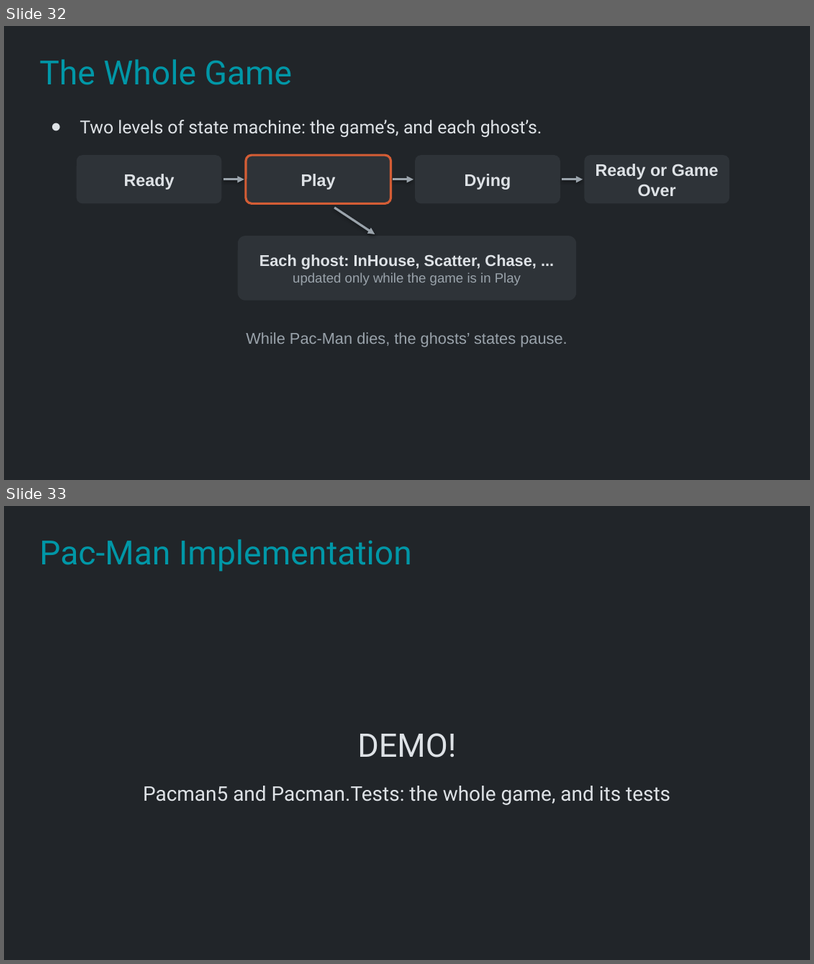
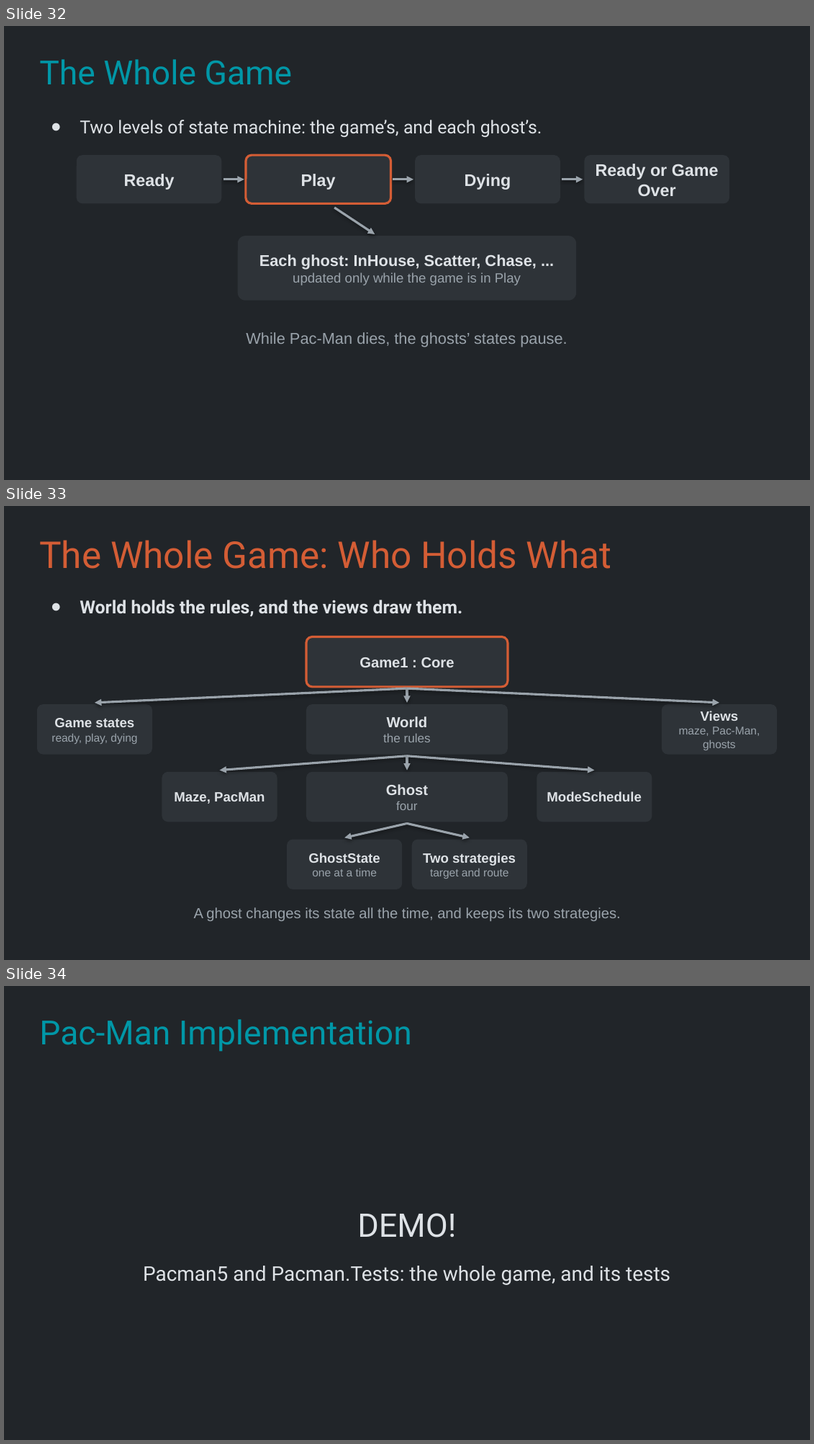
Before and after one commit to Metamate/gar, a slide deck: slides/05 Pac-Man.pptx. Shown one above the other, each under a label of ours: slides 32 and 33 before the commit, slides 32, 33 and 34 after it. The pictures are 814x964 and 814x1444 pixels, drawn with LibreOffice and Linux fonts; fonts in the diff are those of the drawing. Boxes give left, top, right and bottom in pixels: in the first picture for what was removed or moved away, otherwise in the second. Text is boxed around its words. In the diff, an @@ line names an element or a change of style, - is before the commit and + after.

```diff
--- a/slides/05 Pac-Man.pptx
+++ b/slides/05 Pac-Man.pptx
@@ slide 33 added at [4,506,810,960], background #212529 @@
@@ title added at [39,540,612,569], 33 pt, text #D45D35 @@
+The Whole Game: Who Holds What
@@ text added at [80,600,463,617], 16 pt, text #DEE2E6, bold @@
+● World holds the rules, and the views draw them.
@@ rounded rectangle added at [306,636,508,687], fill #2E3338, outline #D45D35 2 pt, 13 pt, text #DEE2E6, bold @@
+Game1 : Core
@@ arrow added from (407, 688) to (94, 703), #9AA3AB 2 pt @@
@@ arrow added from (407, 688) to (407, 703), #9AA3AB 2 pt @@
@@ arrow added from (407, 688) to (720, 703), #9AA3AB 2 pt @@
@@ rounded rectangle added at [37,705,152,754], fill #2E3338, 10 pt, text #9AA3AB @@
+Game states
+ready, play, dying
@@ rounded rectangle added at [306,705,508,754], fill #2E3338, 11 pt, text #9AA3AB @@
+World
+the rules
@@ rounded rectangle added at [662,705,777,754], fill #2E3338, 10 pt, text #9AA3AB @@
+Views
+maze, Pac-Man, ghosts
@@ arrow added from (407, 756) to (219, 770), #9AA3AB 2 pt @@
@@ arrow added from (407, 756) to (407, 770), #9AA3AB 2 pt @@
@@ arrow added from (407, 756) to (595, 770), #9AA3AB 2 pt @@
@@ rounded rectangle added at [162,771,278,821], fill #2E3338, 12 pt, text #DEE2E6, bold @@
+Maze, PacMan
@@ rounded rectangle added at [306,771,508,821], fill #2E3338, 13 pt, text #DEE2E6, bold @@
+Ghost
+four
@@ rounded rectangle added at [537,771,652,821], fill #2E3338, 12 pt, text #DEE2E6, bold @@
+ModeSchedule
@@ arrow added from (407, 823) to (345, 837), #9AA3AB 2 pt @@
@@ arrow added from (407, 823) to (470, 837), #9AA3AB 2 pt @@
@@ rounded rectangle added at [287,839,402,889], fill #2E3338, 12 pt, text #DEE2E6, bold @@
+GhostState
+one at a time
@@ rounded rectangle added at [412,839,527,889], fill #2E3338, 10 pt, text #9AA3AB @@
+Two strategies
+target and route
@@ text added at [194,907,621,921], 13 pt, text #9AA3AB @@
+A ghost changes its state all the time, and keeps its two strategies.
@@ what was slide 33 is now slide 34 @@
```
Also in this commit, not shown: 1 other slide added, 20 other files.
